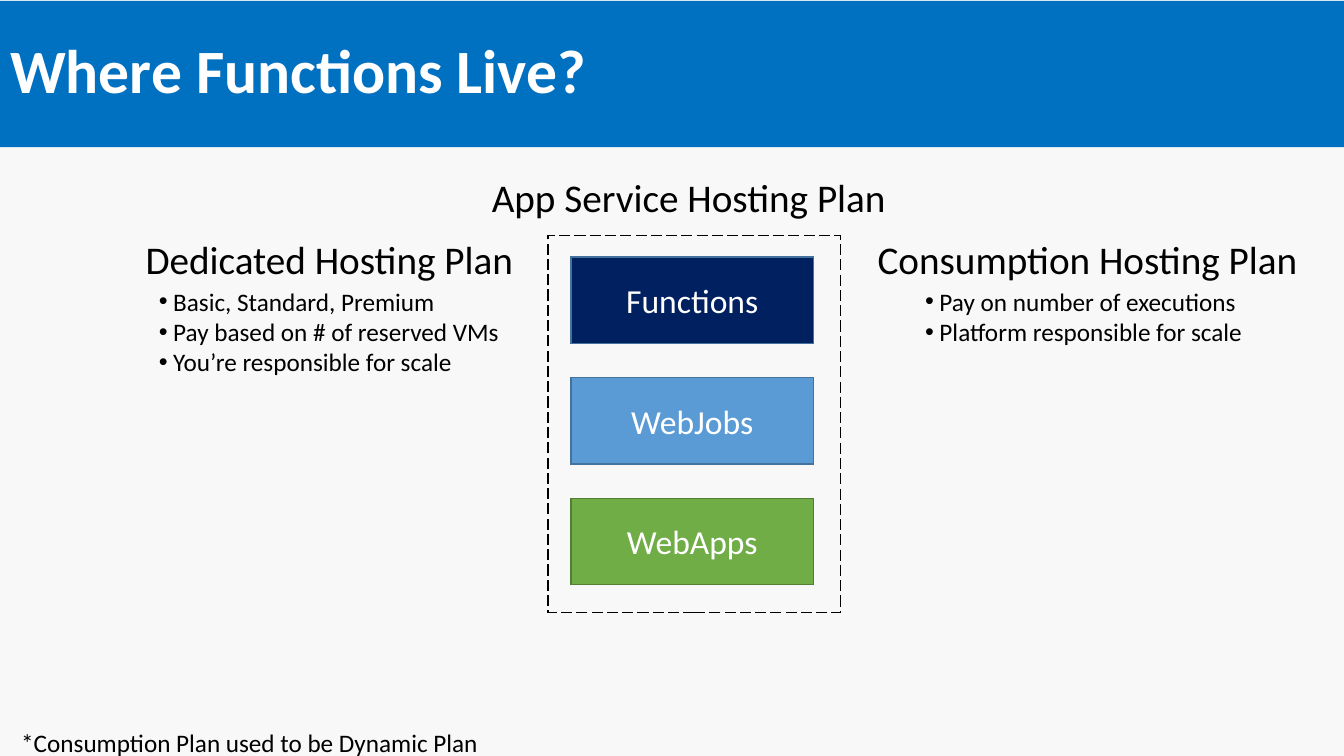
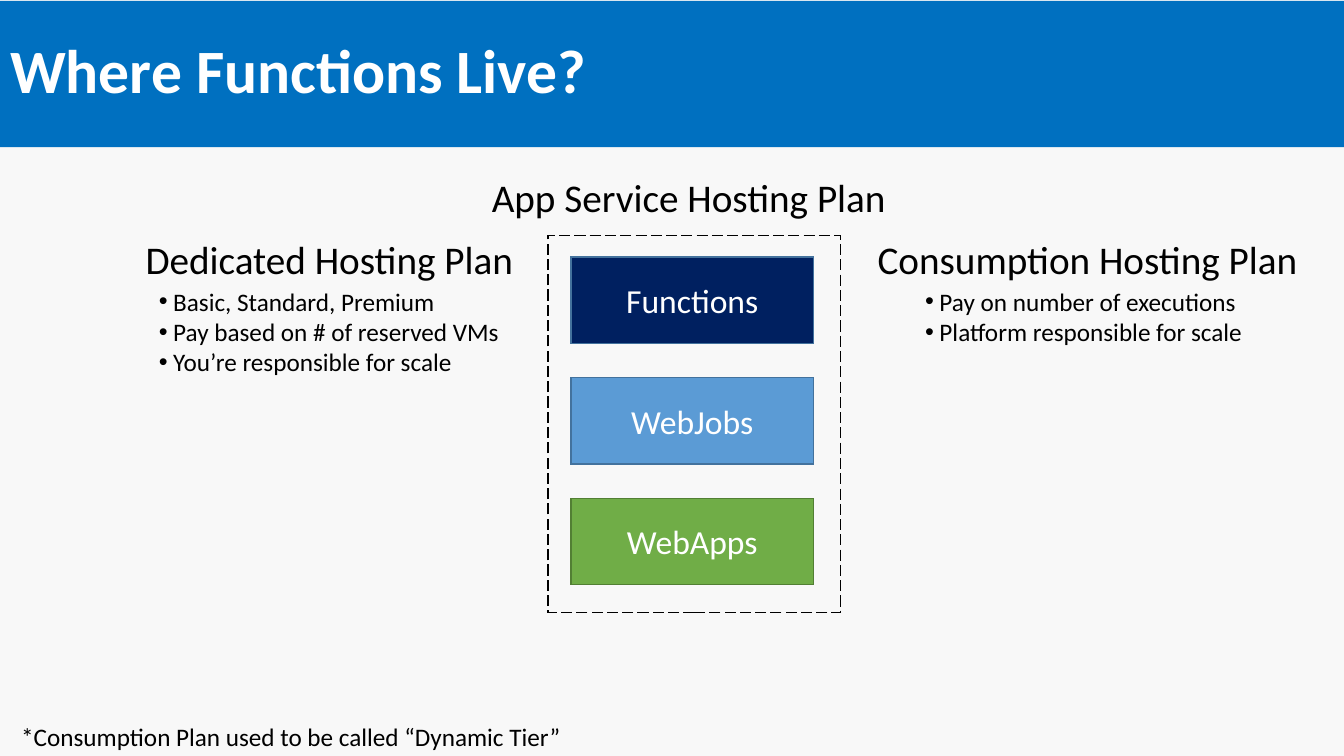
Before and after one commit to SeanFeldman/AzureFunctions-DotNet-YYC, a slide deck: slide 4 of AzureFunctions.pptx. Drawn at 1344x756 pixels with LibreOffice and Linux fonts; fonts in the diff are those of the drawing. Boxes give left, top, right and bottom in pixels: in the first picture for what was removed or moved away, otherwise in the second. Text is boxed around its words. In the diff, an @@ line names an element or a change of style, - is before the commit and + after.

```diff
--- a/AzureFunctions.pptx
+++ b/AzureFunctions.pptx
@@ text at <box>21,728,560,750</box>: text changed @@
-*Consumption Plan used to be Dynamic Plan
+*Consumption Plan used to be called “Dynamic Tier”
```
Also in this commit, not shown: 5 other slides changed.
